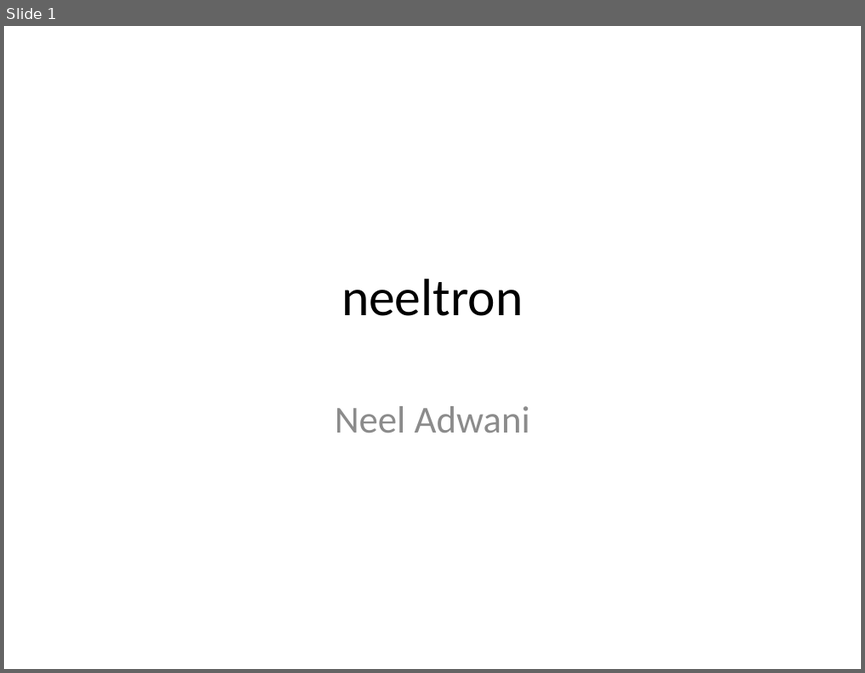
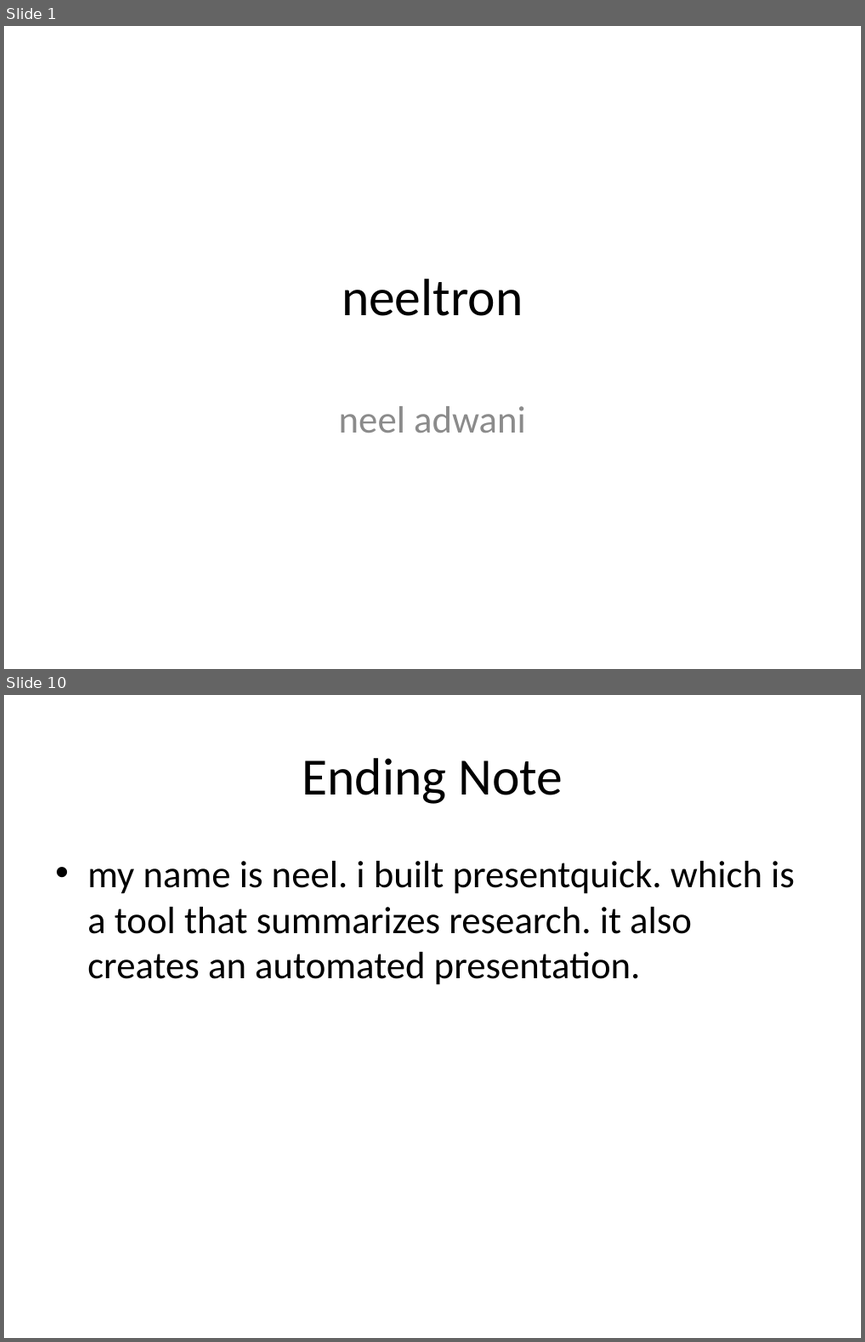
Before and after one commit to neeltron/PresentQuick, a slide deck: slide1.pptx. Shown one above the other, each under a label of ours: slide 1 before the commit, slides 1 and 10 after it; the slides between them are not shown. The pictures are 865x673 and 865x1342 pixels, drawn with LibreOffice and Linux fonts; fonts in the diff are those of the drawing. Boxes give left, top, right and bottom in pixels: in the first picture for what was removed or moved away, otherwise in the second. Text is boxed around its words. In the diff, an @@ line names an element or a change of style, - is before the commit and + after.

```diff
--- a/slide1.pptx
+++ b/slide1.pptx
@@ slide 10 added at (x1=4, y1=695, x2=861, y2=1338), background #FFFFFF @@
@@ title added at (x1=302, y1=758, x2=562, y2=804), 44 pt, text #000000 @@
+Ending Note
@@ text added at (x1=87, y1=861, x2=794, y2=985), 32 pt, text #000000 @@
+• my name is neel. i built presentquick. which is a tool that summarizes research. it also creates an automated presentation.
@@ slide 1 changed as well @@
@@ subtitle at (x1=339, y1=406, x2=526, y2=432): text changed @@
-Neel Adwani
+neel adwani
```
Also in this commit, not shown: 2 other slides changed, 6 other slides added, 1 other file.
